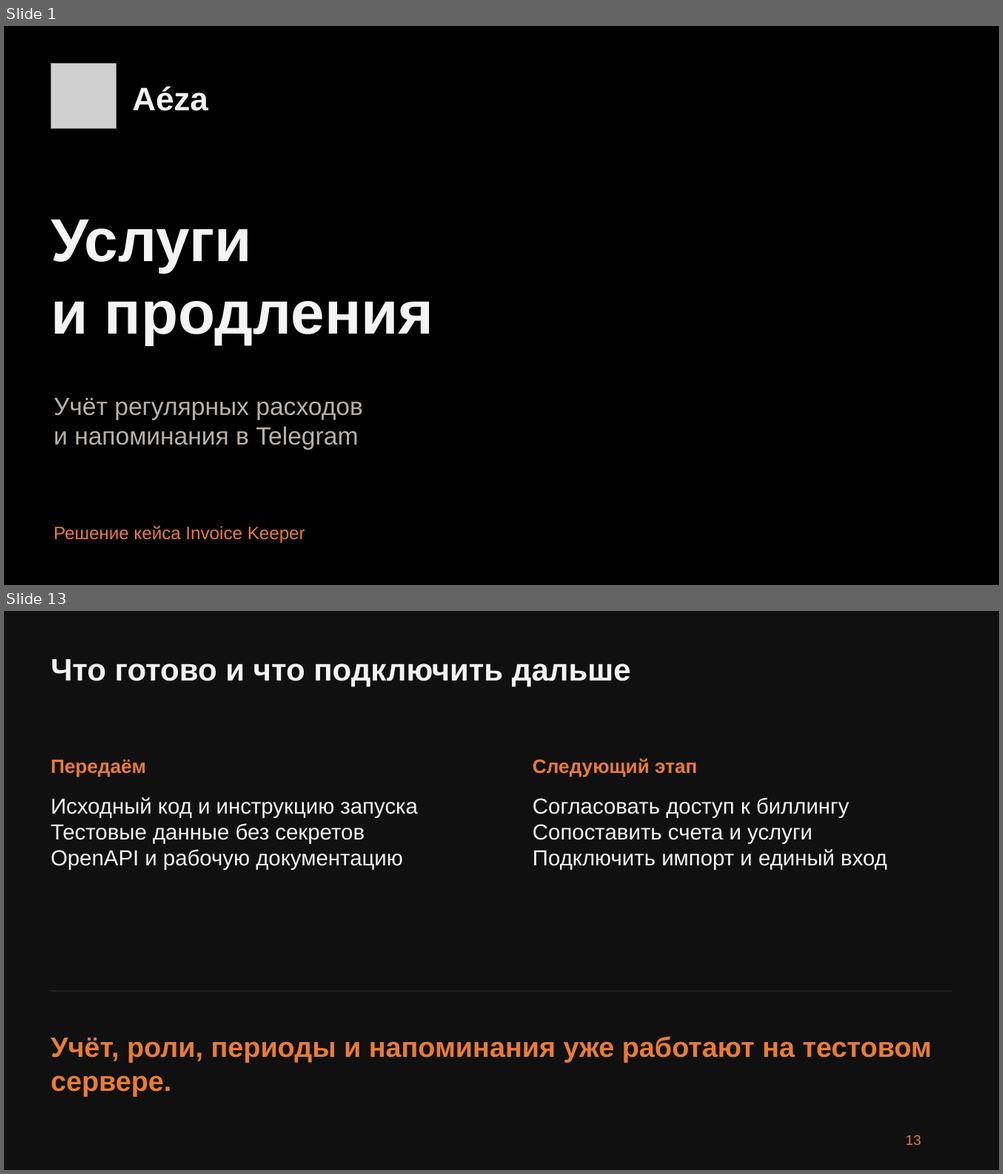
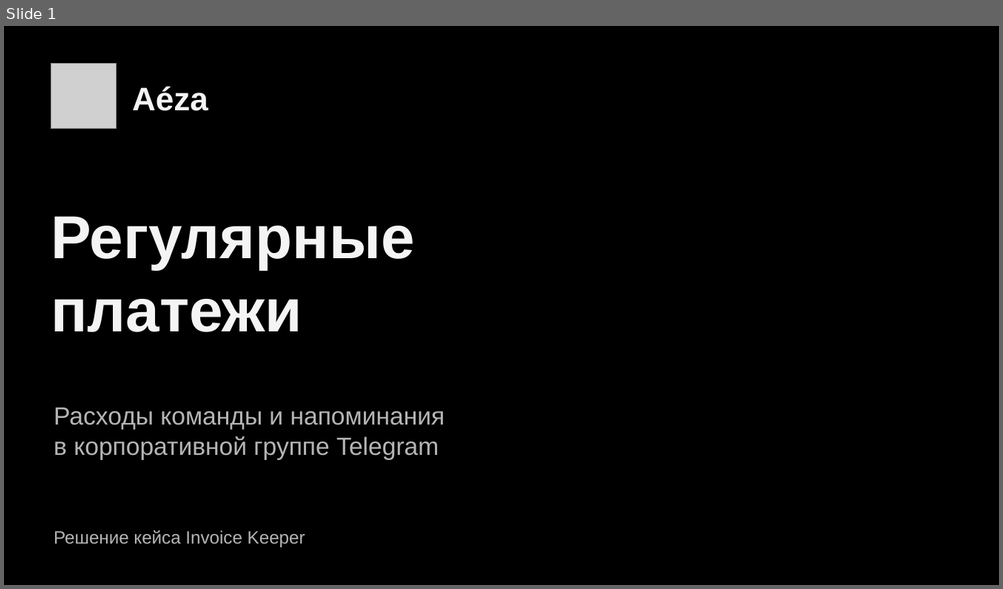
Before and after one commit to MadSparr0w0/aeza-renewals, a slide deck: deliverables/Rex_aeza_InvoiceKeeper.pptx. Shown one above the other, each under a label of ours: slides 1 and 13 before the commit, slide 1 after it; the slides between them are not shown. The pictures are 1003x1174 and 1003x589 pixels, drawn with LibreOffice and Linux fonts; fonts in the diff are those of the drawing; grey boxes stand for pictures. Boxes give left, top, right and bottom in pixels: in the first picture for what was removed or moved away, otherwise in the second. Text is boxed around its words. In the diff, an @@ line names an element or a change of style, - is before the commit and + after.

```diff
--- a/deliverables/Rex_aeza_InvoiceKeeper.pptx
+++ b/deliverables/Rex_aeza_InvoiceKeeper.pptx
@@ slide 13 removed at bbox=[4, 611, 999, 1170], background #101010 @@
@@ text removed at bbox=[51, 659, 631, 686] @@
-Что готово и что подключить дальше
@@ text removed at bbox=[51, 760, 146, 777] @@
-Передаём
@@ text removed at bbox=[532, 758, 697, 777] @@
-Следующий этап
@@ text removed at bbox=[51, 797, 418, 870] @@
-Исходный код и инструкцию запуска
-Тестовые данные без секретов
-OpenAPI и рабочую документацию
@@ text removed at bbox=[532, 797, 887, 870] @@
-Согласовать доступ к биллингу
-Сопоставить счета и услуги
-Подключить импорт и единый вход
@@ rectangle removed at bbox=[51, 991, 951, 991] @@
@@ text removed at bbox=[51, 1037, 931, 1096] @@
-Учёт, роли, периоды и напоминания уже работают на тестовом сервере.
@@ text removed at bbox=[905, 1136, 921, 1145] @@
-13
@@ slide 1 changed as well @@
@@ text at bbox=[51, 216, 415, 332]: text changed @@
-Услуги
-и продления
+Регулярные
+платежи
@@ text at bbox=[54, 408, 445, 460]: text changed; text colour #B6B1AD to #B5B5B5 @@
-Учёт регулярных расходов
-и напоминания в Telegram
+Расходы команды и напоминания
+в корпоративной группе Telegram
@@ text "Решение кейса Invoice Keeper" at bbox=[54, 531, 305, 548]: text colour #E97C35 to #B5B5B5 @@
```
Also in this commit, not shown: 6 other slides changed, 8 slides added, 7 other slides removed, 9 other files.
